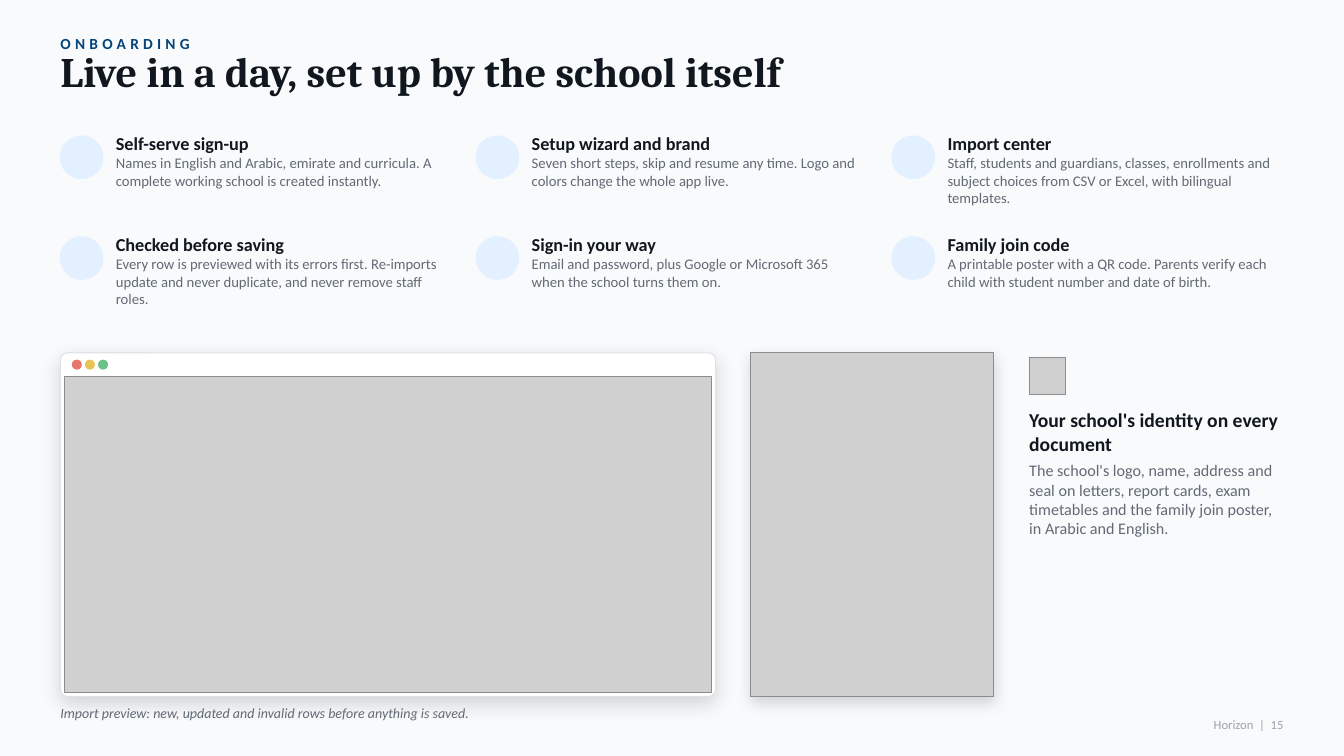
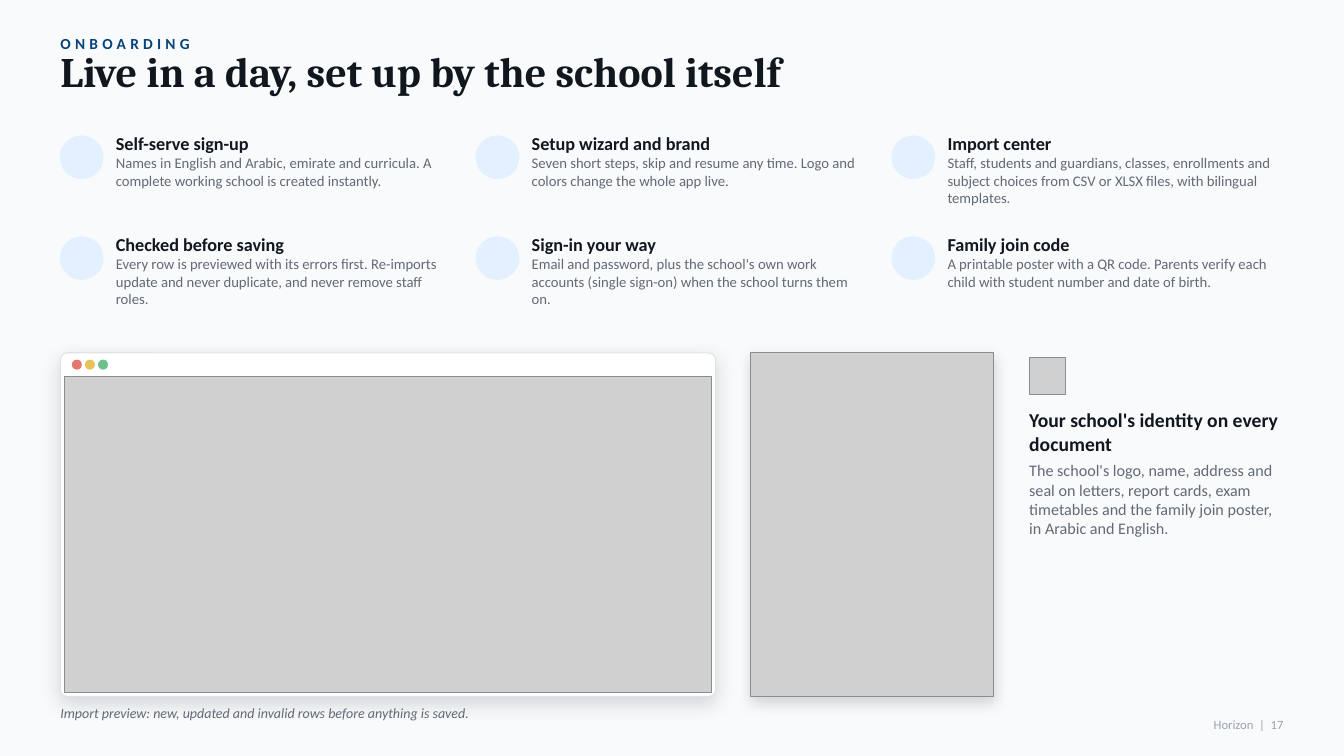
Before and after one commit to jzaky/School, a slide deck: slide 17 of docs/sales/Horizon-Pitch-Deck.pptx (slide 15 before the commit). Drawn at 1344x756 pixels with LibreOffice and Linux fonts; fonts in the diff are those of the drawing; grey boxes stand for pictures; background and template pictures are left out. Boxes give left, top, right and bottom in pixels: in the first picture for what was removed or moved away, otherwise in the second. Text is boxed around its words. In the diff, an @@ line names an element or a change of style, - is before the commit and + after.

```diff
--- a/docs/sales/Horizon-Pitch-Deck.pptx
+++ b/docs/sales/Horizon-Pitch-Deck.pptx
@@ text at <box>948,158,1270,206</box>: text changed @@
-Staff, students and guardians, classes, enrollments and subject choices from CSV or Excel, with bilingual templates.
+Staff, students and guardians, classes, enrollments and subject choices from CSV or XLSX files, with bilingual templates.
@@ text at <box>532,259,848,304</box>: text changed @@
-Email and password, plus Google or Microsoft 365 when the school turns them on.
+Email and password, plus the school's own work accounts (single sign-on) when the school turns them on.
@@ text at <box>1214,721,1284,729</box>: text changed @@
-Horizon | 15
+Horizon | 17
```
Also in this commit, not shown: 8 other slides changed, 3 slides added, 10 other files.
